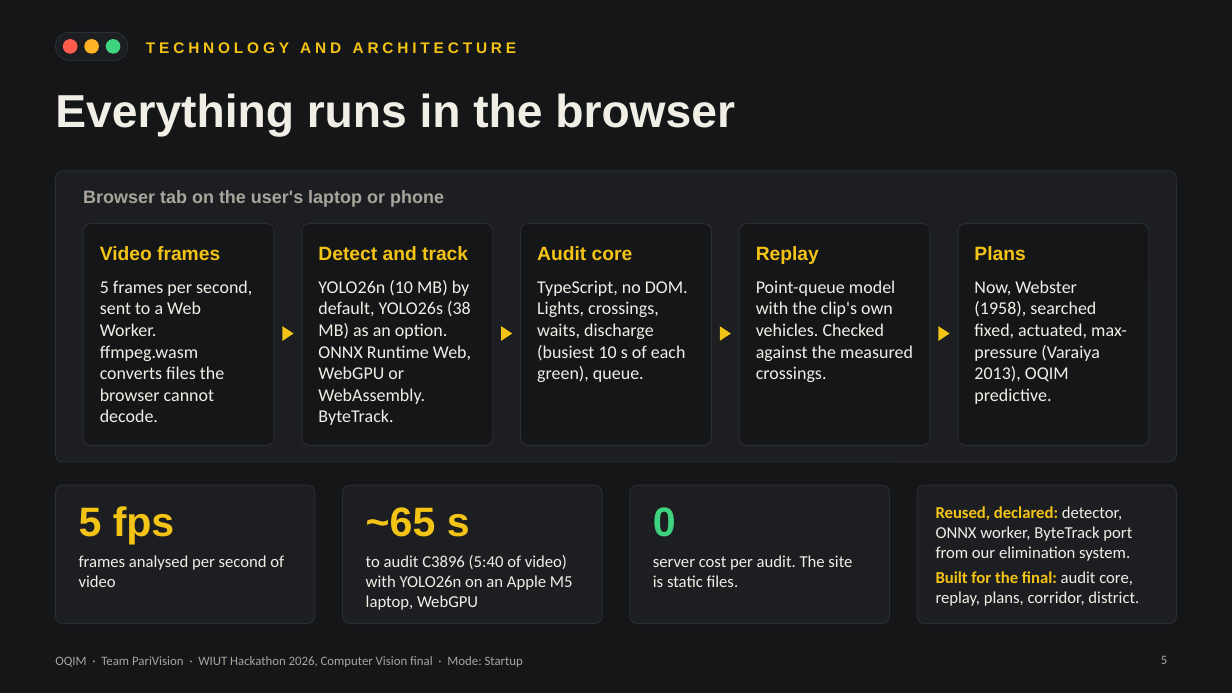
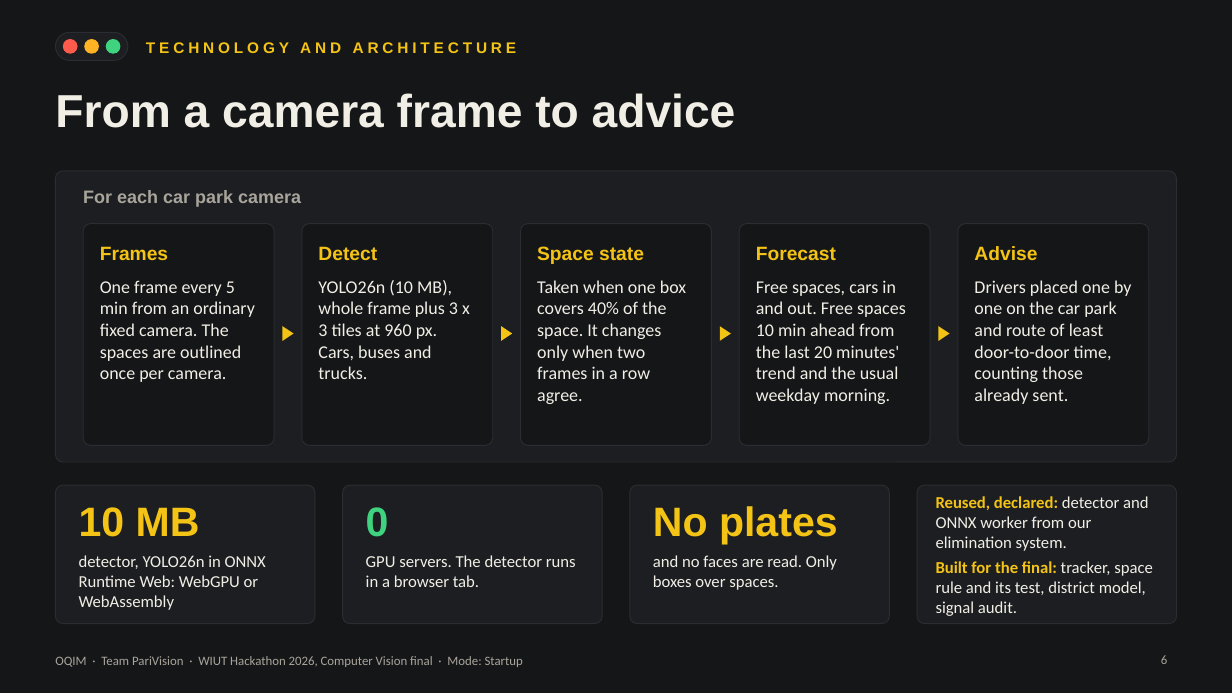
Before and after one commit to baytoooo/oqim, a slide deck: slide 6 of deck/OQIM_defence.pptx (slide 5 before the commit). Drawn at 1232x693 pixels with LibreOffice and Linux fonts; fonts in the diff are those of the drawing. Boxes give left, top, right and bottom in pixels: in the first picture for what was removed or moved away, otherwise in the second. Text is boxed around its words. In the diff, an @@ line names an element or a change of style, - is before the commit and + after.

```diff
--- a/deck/OQIM_defence.pptx
+++ b/deck/OQIM_defence.pptx
@@ title at (55,93,736,128): text changed @@
-Everything runs in the browser
+From a camera frame to advice
@@ text at (83,190,301,207): text changed @@
-Browser tab on the user's laptop or phone
+For each car park camera
@@ text at (100,246,168,260): text changed @@
-Video frames
+Frames
@@ text at (318,246,377,260): text changed @@
-Detect and track
+Detect
@@ text at (537,246,644,264): text changed @@
-Audit core
+Space state
@@ text at (756,246,836,260): text changed @@
-Replay
+Forecast
@@ text at (974,246,1037,260): text changed @@
-Plans
+Advise
@@ text at (100,280,255,382): text changed @@
-5 frames per second, sent to a Web Worker. ffmpeg.wasm converts files the browser cannot decode.
+One frame every 5 min from an ordinary fixed camera. The spaces are outlined once per camera.
@@ text at (318,280,470,379): text changed @@
-YOLO26n (10 MB) by default, YOLO26s (38 MB) as an option. ONNX Runtime Web, WebGPU or WebAssembly. ByteTrack.
+YOLO26n (10 MB), whole frame plus 3 x 3 tiles at 960 px. Cars, buses and trucks.
@@ text at (537,280,686,404): text changed @@
-TypeScript, no DOM. Lights, crossings, waits, discharge (busiest 10 s of each green), queue.
+Taken when one box covers 40% of the space. It changes only when two frames in a row agree.
@@ text at (756,280,906,404): text changed @@
-Point-queue model with the clip's own vehicles. Checked against the measured crossings.
+Free spaces, cars in and out. Free spaces 10 min ahead from the last 20 minutes' trend and the usual weekday morning.
@@ text at (974,280,1132,404): text changed @@
-Now, Webster (1958), searched fixed, actuated, max-pressure (Varaiya 2013), OQIM predictive.
+Drivers placed one by one on the car park and route of least door-to-door time, counting those already sent.
@@ text at (79,507,200,537): text changed @@
-5 fps
+10 MB
@@ text at (366,507,389,537): text changed; text colour #F3C316 to #3FD27F @@
-~65 s
+0
@@ text at (653,506,838,545): text changed; text colour #3FD27F to #F3C316 @@
-0
+No plates
@@ text at (936,496,1153,616): text changed @@
-Reused, declared: detector, ONNX worker, ByteTrack port from our elimination system.
-Built for the final: audit core, replay, plans, corridor, district.
+Reused, declared: detector and ONNX worker from our elimination system.
+Built for the final: tracker, space rule and its test, district model, signal audit.
@@ text at (79,555,266,610): text changed @@
-frames analysed per second of video
+detector, YOLO26n in ONNX Runtime Web: WebGPU or WebAssembly
@@ text at (366,555,576,587): text changed @@
-to audit C3896 (5:40 of video) with YOLO26n on an Apple M5 laptop, WebGPU
+GPU servers. The detector runs in a browser tab.
@@ text at (653,555,837,590): text changed @@
-server cost per audit. The site is static files.
+and no faces are read. Only boxes over spaces.
@@ page number at (1161,655,1167,664): text changed @@
-5
+6
```
Also in this commit, not shown: 4 other slides changed, 6 slides added, 7 slides removed, 51 other files.
